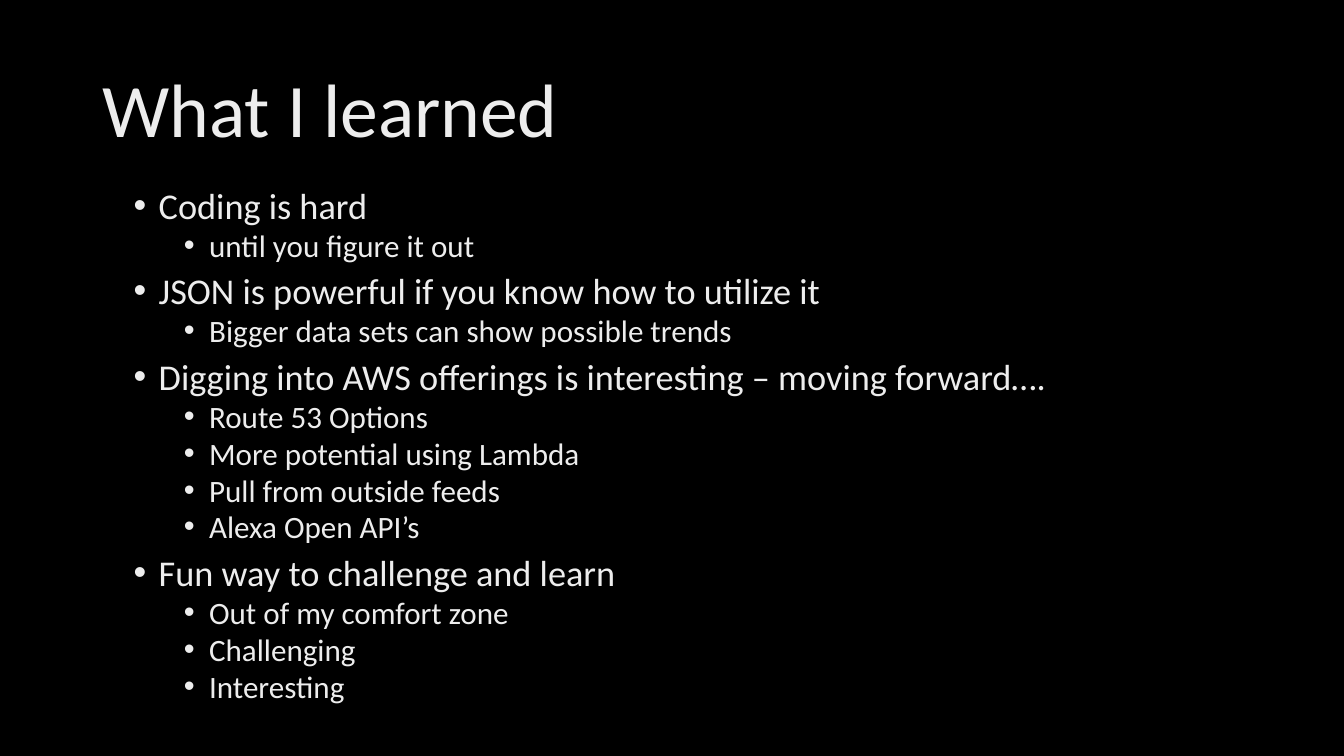
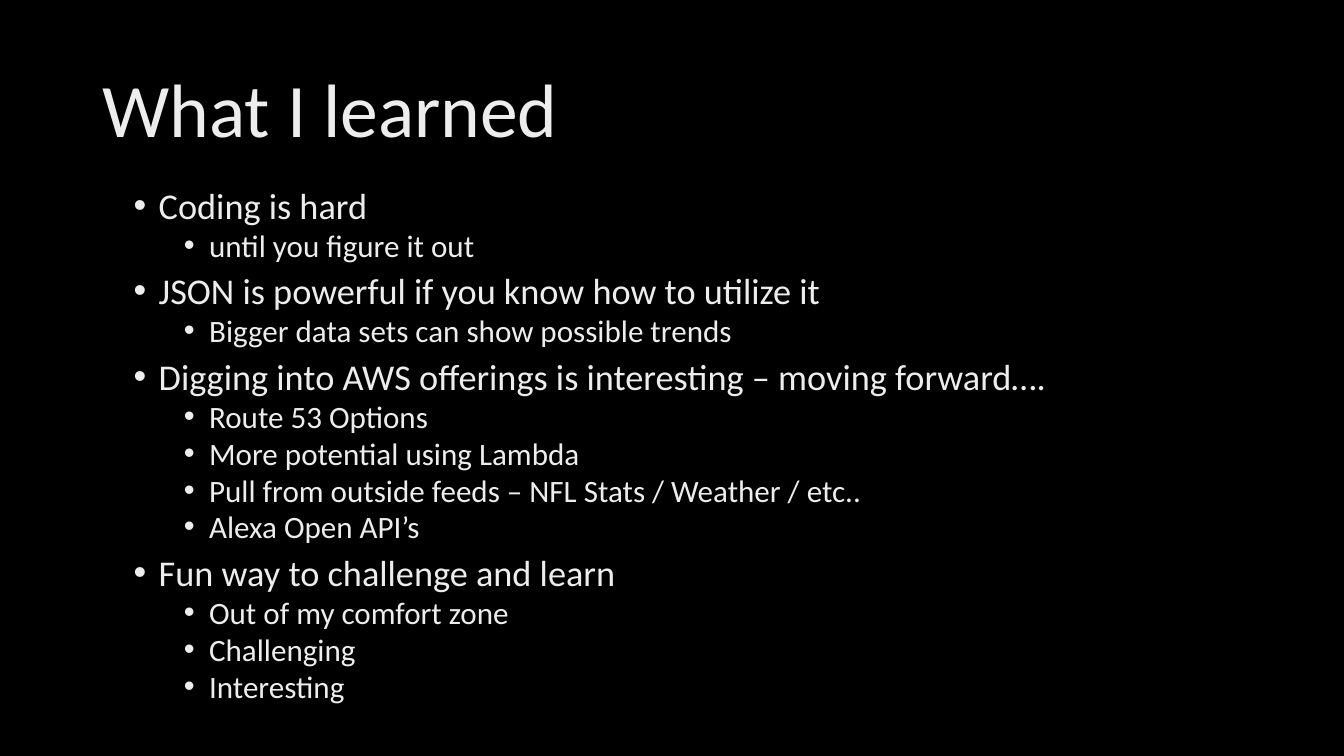
Before and after one commit to djherd/ProjectUnicorn, a slide deck: slide 8 of Doug Herd Project Presentation.pptx. Drawn at 1344x756 pixels with LibreOffice and Linux fonts; fonts in the diff are those of the drawing; background and template pictures are left out. Boxes give left, top, right and bottom in pixels: in the first picture for what was removed or moved away, otherwise in the second. Text is boxed around its words. In the diff, an @@ line names an element or a change of style, - is before the commit and + after.

Commit message:
Updates

```diff
--- a/Doug Herd Project Presentation.pptx
+++ b/Doug Herd Project Presentation.pptx
@@ text at box(209, 480, 861, 503): text changed @@
-  • Pull from outside feeds
+  • Pull from outside feeds – NFL Stats / Weather / etc..
```
Also in this commit, not shown: 2 other slides changed.
